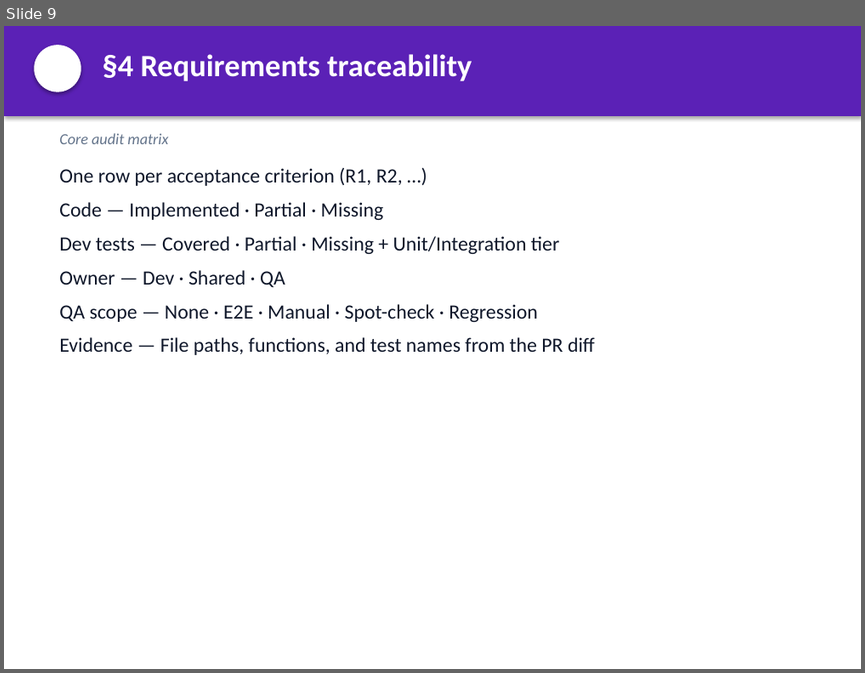
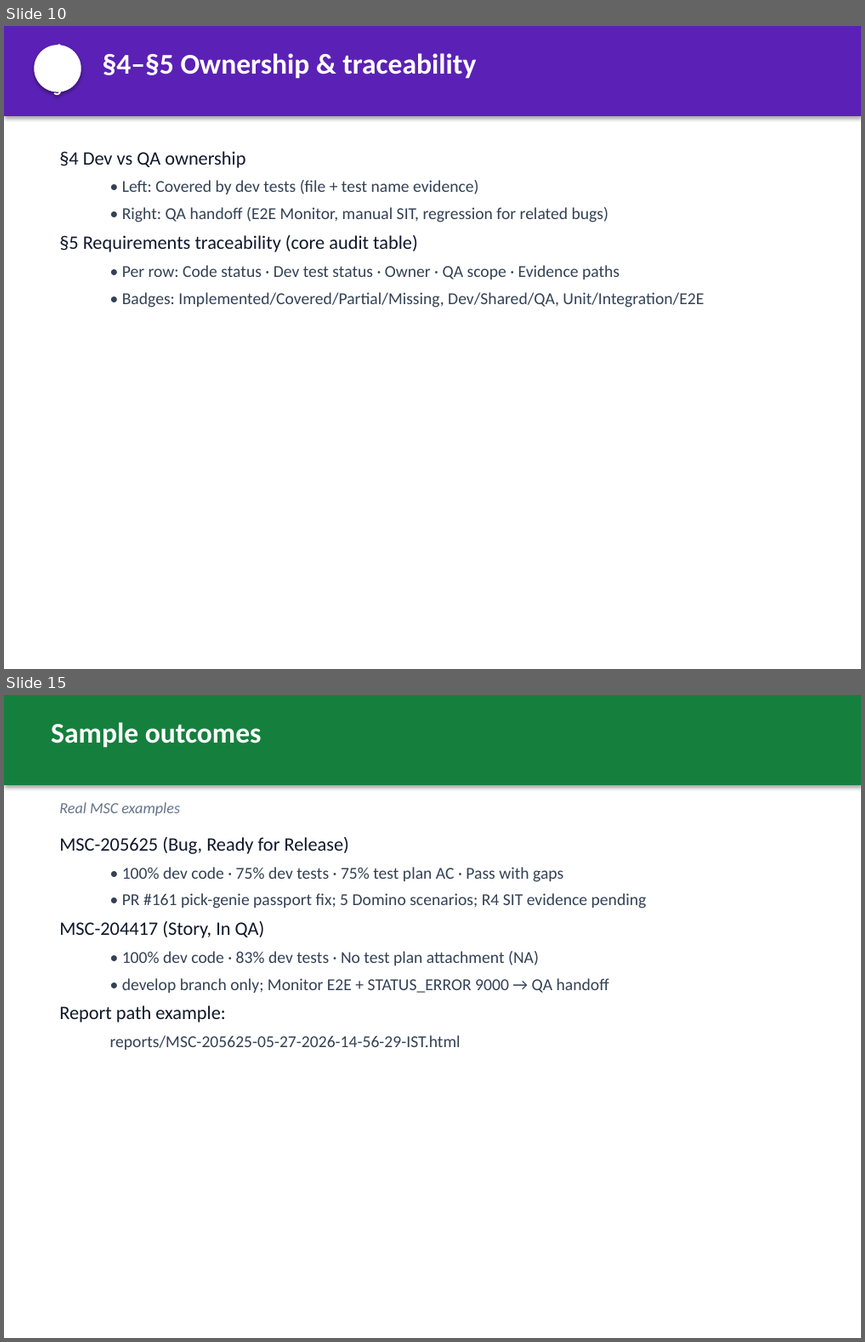
Before and after one commit to mgunjal11/pegasus-qa-agents-lab-copy, a slide deck: docs/MSC-Code-Coverage-Validator-Guide.pptx. Shown one above the other, each under a label of ours: slide 9 before the commit, slides 10 and 15 after it; the slides between them are not shown. The pictures are 865x673 and 865x1342 pixels, drawn with LibreOffice and Linux fonts; fonts in the diff are those of the drawing. Boxes give left, top, right and bottom in pixels: in the first picture for what was removed or moved away, otherwise in the second. Text is boxed around its words. In the diff, an @@ line names an element or a change of style, - is before the commit and + after.

```diff
--- a/docs/MSC-Code-Coverage-Validator-Guide.pptx
+++ b/docs/MSC-Code-Coverage-Validator-Guide.pptx
@@ slide 15 added at box(4, 695, 861, 1338), background #FFFFFF @@
@@ rectangle added at box(4, 695, 861, 785), fill #15803D @@
@@ text added at box(51, 722, 262, 748), 24 pt, text #FFFFFF, bold @@
+Sample outcomes
@@ text added at box(59, 802, 180, 816), 13 pt, text #64748B, italic @@
+Real MSC examples
@@ text added at box(59, 837, 647, 1049), 14 pt, text #334155 @@
+MSC-205625 (Bug, Ready for Release)
+  • 100% dev code · 75% dev tests · 75% test plan AC · Pass with gaps
+  • PR #161 pick-genie passport fix; 5 Domino scenarios; R4 SIT evidence pending
+MSC-204417 (Story, In QA)
+  • 100% dev code · 83% dev tests · No test plan attachment (NA)
+  • develop branch only; Monitor E2E + STATUS_ERROR 9000 → QA handoff
+Report path example:
+  reports/MSC-205625-05-27-2026-14-56-29-IST.html
@@ what was slide 9 is now slide 10 @@
@@ slide 10 changed as well @@
@@ text in ellipse at box(53, 41, 62, 100): text added @@
+4–5
@@ text at box(103, 53, 476, 79): text changed; size 26 to 24 pt @@
-§4 Requirements traceability
+§4–§5 Ownership & traceability
@@ text at box(59, 151, 704, 307): text changed; size 17 to 14 pt; text colour #0F172A to #334155 @@
-One row per acceptance criterion (R1, R2, …)
-Code — Implemented · Partial · Missing
-Dev tests — Covered · Partial · Missing + Unit/Integration tier
-Owner — Dev · Shared · QA
-QA scope — None · E2E · Manual · Spot-check · Regression
-Evidence — File paths, functions, and test names from the PR diff
+§4 Dev vs QA ownership
+  • Left: Covered by dev tests (file + test name evidence)
+  • Right: QA handoff (E2E Monitor, manual SIT, regression for related bugs)
+§5 Requirements traceability (core audit table)
+  • Per row: Code status · Dev test status · Owner · QA scope · Evidence paths
+  • Badges: Implemented/Covered/Partial/Missing, Dev/Shared/QA, Unit/Integration/E2E
@@ text removed at box(59, 133, 168, 144) @@
-Core audit matrix
```
Also in this commit, not shown: 6 other slides changed, 8 other slides added, 5 slides removed, 2 other files.
